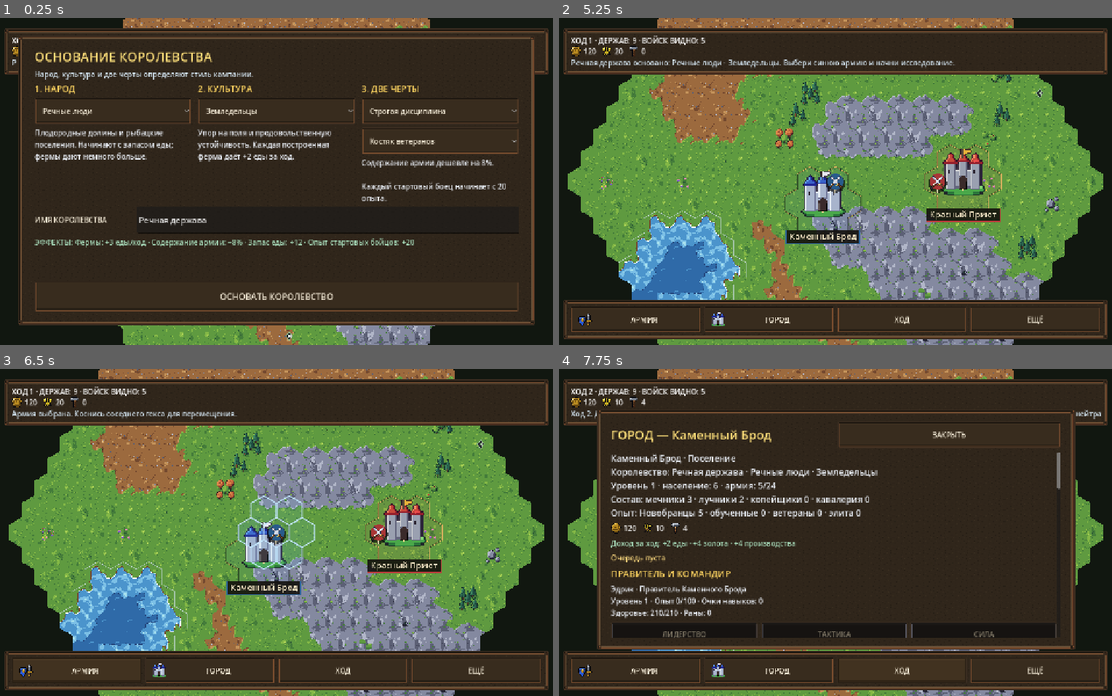
Above: before the commit, frames 1-4 (two rows, left to right).
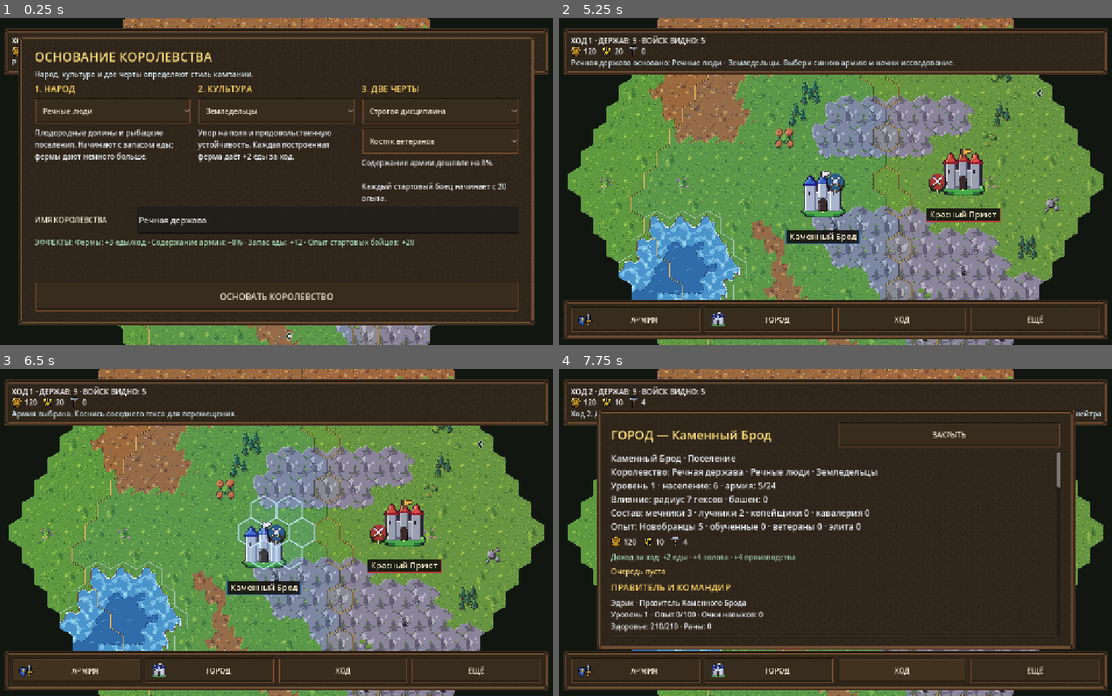
Above: after the commit, the same moments.

Repository: ilonadanelan1-code/-Project-Ember
Game: Godot game, scene res://scenes/strategy_map.tscn
Same seed, same stepped clock (60 frames per second), same inputs: the game is played once before the commit and once after it.
Inputs:
- Up to frame 1 (0.25 s): no input
- Up to frame 2 (5.25 s): click "Речные люди" at 0.5 s; click "Земледельцы" at 1.25 s; click "Строгая дисциплина" at 2 s; click "Костяк ветеранов" at 2.75 s; click "Костяк ветеранов" at 3.5 s; click "Проводники рубежей" at 4.25 s; click "ОСНОВАТЬ КОРОЛЕВСТВО" at 5 s
- Up to frame 3 (6.5 s): click "АРМИЯ" at 5.75 s
- Up to frame 4 (7.75 s): click "ГОРОД" at 6.5 s; click "ХОД" at 7.25 s

The runs differ from the first frame. In frame 1, less than 0.1% of the frame differs, in the area x 25-74%, y 0-100%; in frame 2, 0.9%; in frame 3, 0.8%; in frame 4, 7.0%, in the area x 9-91%, y 0-100%.

Commit message:
feat: add dynamic territorial control and frontier watchtowers

Diff:
--- a/project_ember/scripts/battle_unit.gd
+++ b/project_ember/scripts/battle_unit.gd
@@ -51,6 +51,7 @@
 @export var preferred_range: float = 1.4
 @export var projectile_speed: float = 12.0
 var armor: float = 0.0
+var territory_armor_bonus: float = 0.0
 var anti_cavalry_multiplier: float = 1.0
 var charge_multiplier: float = 1.0
 var commander_level: int = 1
@@ -155,7 +156,7 @@
 		detection_range = 16.0
 		preferred_range = 1.7
 		projectile_speed = 0.0
-		armor = 4.0 + float(commander_might) * 0.8
+		armor = 4.0 + float(commander_might) * 0.8 + territory_armor_bonus
 		anti_cavalry_multiplier = 1.0
 		charge_multiplier = 1.0
 		return
@@ -177,6 +178,7 @@
 	var upgrade_data := ArmyUpgradeCatalogScript.get_bonuses(_get_role_id(), army_upgrade_rank)
 	attack_damage *= float(upgrade_data.get("damage_multiplier", 1.0))
 	armor += float(upgrade_data.get("armor_bonus", 0.0))
+	armor += territory_armor_bonus
 	anti_cavalry_multiplier += float(upgrade_data.get("anti_cavalry_bonus", 0.0))
 	charge_multiplier += float(upgrade_data.get("charge_bonus", 0.0))
 
--- a/project_ember/scripts/campaign_state.gd
+++ b/project_ember/scripts/campaign_state.gd
@@ -6,6 +6,7 @@
 const UNIT_CATALOG_SCRIPT = preload("res://scripts/unit_catalog.gd")
 const ArmyUpgradeCatalogScript = preload("res://scripts/army_upgrade_catalog.gd")
 const CityDevelopmentCatalogScript = preload("res://scripts/city_development_catalog.gd")
+const TerritoryCatalogScript = preload("res://scripts/territory_catalog.gd")
 const BattlefieldBiomesScript = preload("res://scripts/battlefield_biomes.gd")
 const WorldGeneratorScript = preload("res://scripts/world_generator.gd")
 const KingdomAIScript = preload("res://scripts/kingdom_ai.gd")
@@ -129,6 +130,7 @@
 # Runtime-only battle presentation data; deliberately excluded from campaign saves.
 var battlefield_biome_id: String = BattlefieldBiomesScript.GRASSLAND
 var battlefield_seed: int = 841207
+var battle_territory_armor_bonus: float = 0.0
 var last_battle_result: Dictionary = {}
 var last_battle_report_pending: bool = false
 var _prevent_save_overwrite: bool = false
@@ -458,6 +460,7 @@
 	kingdoms[kingdom_id] = target_kingdom
 	battle_origin_cell = player_cell
 	battle_enemy_cell = enemy_cell
+	battle_territory_armor_bonus = TerritoryCatalogScript.get_defensive_armor_bonus(battle_origin_cell, cities, kingdoms)
 	var battle_terrain_map: Dictionary = {}
 	for offset in WorldGeneratorScript.neighbors():
 		var neighbor := battle_origin_cell + offset
@@ -509,6 +512,7 @@
 		return false
 	battle_target_type = "location"
 	battle_location_id = location_id
+	battle_territory_armor_bonus = 0.0
 	battle_kingdom_id = -2
 	enemy_units = guards
 	enemy_cell = location_cell
@@ -665,6 +669,7 @@
 	last_battle_result["kingdom_id"] = battle_kingdom_id if battle_target_type == "kingdom" else -1
 	last_battle_result["kingdom_name"] = defeated_kingdom_name
 	last_battle_result["target_type"] = battle_target_type
+	last_battle_result["territory_armor_bonus"] = battle_territory_armor_bonus
 	if battle_target_type == "location":
 		last_battle_result["location_id"] = battle_location_id
 		last_battle_result["location_reward"] = last_world_event_text if victory else ""
@@ -707,6 +712,7 @@
 	battle_kingdom_id = -1
 	battle_target_type = "kingdom"
 	battle_location_id = ""
+	battle_territory_armor_bonus = 0.0
 	player_moves_left = 0
 	_sync_primary_kingdom()
 	save_campaign()
@@ -818,6 +824,9 @@
 	if get_city_index_at(cell) >= 0 or cities.size() >= 5 or cell == player_cell or cell == enemy_cell:
 		return false
 	if WorldLocationCatalogScript.has_location_at(neutral_locations, cell):
+		return false
+	var territory_owner := get_world_owner_at(cell)
+	if territory_owner >= 0 or territory_owner == TerritoryCatalogScript.OWNER_DISPUTED:
 		return false
 	for kingdom in kingdoms:
 		for ai_city in kingdom.get("cities", []):
@@ -1686,17 +1695,7 @@
 
 
 func get_world_owner_at(cell: Vector2i) -> int:
-	for city_record in cities:
-		var player_city_hex: Vector2i = WorldGeneratorScript.array_to_cell(city_record.get("cell", []))
-		if WorldGeneratorScript.hex_distance(cell, player_city_hex) <= 1:
-			return -2
-	for index in range(kingdoms.size()):
-		var kingdom: Dictionary = kingdoms[index]
-		for city_record in kingdom.get("cities", []):
-			var kingdom_city_hex: Vector2i = WorldGeneratorScript.array_to_cell(city_record.get("cell", []))
-			if WorldGeneratorScript.hex_distance(cell, kingdom_city_hex) <= 1:
-				return index
-	return -1
+	return TerritoryCatalogScript.get_owner_at(cell, cities, player_cell, player_units, kingdoms)
 
 
 func _sync_primary_kingdom() -> void:
--- a/project_ember/scripts/city_development_catalog.gd
+++ b/project_ember/scripts/city_development_catalog.gd
@@ -22,6 +22,7 @@
 	"trade_post": {"name": "Торговый пост", "description": "+2 золота/ход", "terrain": ["plain", "farmland"], "gold_cost": 35, "production_cost": 7, "food": 0, "gold": 2, "production": 0},
 	"woodland_camp": {"name": "Лесной лагерь", "description": "+2 производства/ход", "terrain": ["forest"], "gold_cost": 30, "production_cost": 7, "food": 0, "gold": 0, "production": 2},
 	"stone_quarry": {"name": "Каменоломня", "description": "+2 производства/ход", "terrain": ["hills"], "gold_cost": 40, "production_cost": 8, "food": 0, "gold": 0, "production": 2},
+	"watchtower": {"name": "Сторожевая башня", "description": "Влияние +4 гекса · +1 производство/ход · +1 броня войскам в радиусе 3", "terrain": ["forest", "hills"], "gold_cost": 55, "production_cost": 12, "food": 0, "gold": 0, "production": 1},
 }
 
 const BUILDING_UPGRADES := {
@@ -51,7 +52,7 @@
 	},
 }
 
-const IMPROVEMENT_ORDER := ["farm_plot", "trade_post", "woodland_camp", "stone_quarry"]
+const IMPROVEMENT_ORDER := ["farm_plot", "trade_post", "woodland_camp", "stone_quarry", "watchtower"]
 const NEIGHBOR_OFFSETS: Array[Vector2i] = [
 	Vector2i(1, 0), Vector2i(1, -1), Vector2i(0, -1),
 	Vector2i(-1, 0), Vector2i(-1, 1), Vector2i(0, 1),
--- a/project_ember/scripts/combat_test.gd
+++ b/project_ember/scripts/combat_test.gd
@@ -194,6 +194,7 @@
 	var unit := BattleUnit.new()
 	unit.team = team
 	unit.role = BattleUnit.UnitRole.COMMANDER
+	unit.territory_armor_bonus = CampaignState.battle_territory_armor_bonus if team == PLAYER_TEAM else 0.0
 	unit.commander_level = clampi(int(hero_record.get("level", 1)), 1, 30)
 	var skills_value: Variant = hero_record.get("skills", {})
 	var skills: Dictionary = skills_value if skills_value is Dictionary else {}
@@ -253,6 +254,7 @@
 	var unit := BattleUnit.new()
 	unit.team = team
 	unit.role = unit_role
+	unit.territory_armor_bonus = CampaignState.battle_territory_armor_bonus if team == PLAYER_TEAM else 0.0
 	unit.starting_health = unit_health
 	unit.experience = clampi(unit_experience, 0, 999999)
 	unit.army_upgrade_rank = clampi(upgrade_rank, 0, 2)
--- a/project_ember/scripts/kingdom_ai.gd
+++ b/project_ember/scripts/kingdom_ai.gd
@@ -357,7 +357,7 @@
 		upgrade_data = CityDevelopment.get_building_upgrade_data(upgrade_id, target_level)
 	var faction_value: Variant = kingdom.get("faction", {})
 	var kingdom_faction: Dictionary = faction_value if faction_value is Dictionary else {}
-	var province_order := _get_ai_province_build_order(city, kingdom_faction, world_seed, world_generation_version)
+	var province_order := _get_ai_province_build_order(city, kingdom_faction, world_seed, world_generation_version, bool(strategic_plan.get("threatened", false)))
 	var desired_army_size := clampi(int(strategic_plan.get("desired_army_size", 10)), 0, 24)
 	var can_recruit := bool(strategic_plan.get("can_recruit", false))
 	var recruit_role := str(strategic_plan.get("recruit_role", UnitCatalog.ROLE_MELEE))
@@ -472,8 +472,12 @@
 	return ""
 
 
-static func _get_ai_province_build_order(city: Dictionary, kingdom_faction: Dictionary, world_seed: int, world_generation_version: int) -> Dictionary:
+static func _get_ai_province_build_order(city: Dictionary, kingdom_faction: Dictionary, world_seed: int, world_generation_version: int, prefer_fortification: bool = false) -> Dictionary:
 	var improvements: Array = city.get("province_improvements", [])
+	var has_watchtower := false
+	for existing in improvements:
+		if existing is Dictionary and str(existing.get("id", "")) == "watchtower":
+			has_watchtower = true
 	var city_level := CityDevelopment.get_city_level(int(city.get("population", 1)))
 	var faction_effects := FactionCatalog.get_effects(kingdom_faction)
 	var province_slots := mini(6, CityDevelopment.get_province_slots(city_level) + int(faction_effects.get("province_slot_bonus", 0)))
@@ -491,6 +495,8 @@
 			continue
 		var terrain := World.terrain_at(cell, world_seed, world_generation_version)
 		var improvement_id := CityDevelopment.get_next_improvement_for_terrain(terrain)
+		if prefer_fortification and not has_watchtower and terrain in ["forest", "hills"]:
+			improvement_id = "watchtower"
 		if terrain in ["plain", "farmland"] and str(city.get("specialization", "")) == "commerce":
 			improvement_id = "trade_post"
 		if not improvement_id.is_empty():
--- a/project_ember/scripts/strategy_map.gd
+++ b/project_ember/scripts/strategy_map.gd
@@ -14,6 +14,7 @@
 const WorldLocationCatalogScript = preload("res://scripts/world_location_catalog.gd")
 const FactionCatalogScript = preload("res://scripts/faction_catalog.gd")
 const DiplomacyCatalogScript = preload("res://scripts/diplomacy_catalog.gd")
+const TerritoryCatalogScript = preload("res://scripts/territory_catalog.gd")
 const HexTerrainTileMapRendererScript = preload("res://scripts/hex_terrain_tilemap_renderer.gd")
 const StrategicMapDetailsScript = preload("res://scripts/strategic_map_details.gd")
 const GameIconCatalogScript = preload("res://scripts/game_icon_catalog.gd")
@@ -140,6 +141,8 @@
 		elif owner_id >= 0:
 			var faction_color := _kingdom_color(owner_id)
 			overlay = Color(faction_color.r, faction_color.g, faction_color.b, 0.065)
+		elif owner_id == TerritoryCatalogScript.OWNER_DISPUTED:
+			overlay = Color(0.78, 0.52, 0.18, 0.085)
 		if not CampaignState.is_cell_visible(cell):
 			overlay = Color(0.012, 0.020, 0.025, 0.28)
 		if overlay.a > 0.0:
@@ -209,21 +212,19 @@
 
 
 func _refresh_owner_lookup() -> void:
-	_owner_lookup.clear()
-	var claim_offsets: Array[Vector2i] = [Vector2i.ZERO]
-	claim_offsets.append_array(NEIGHBOR_OFFSETS)
-	for city_data in CampaignState.cities:
-		var capital_cell := WorldGeneratorScript.array_to_cell(city_data.get("cell", []))
-		for offset in claim_offsets:
-			_owner_lookup[capital_cell + offset] = -2
-	for kingdom_index in range(CampaignState.kingdoms.size()):
-		var kingdom: Dictionary = CampaignState.kingdoms[kingdom_index]
-		for city_data in kingdom.get("cities", []):
-			var city_cell := WorldGeneratorScript.array_to_cell(city_data.get("cell", []))
-			for offset in claim_offsets:
-				var claimed_cell := city_cell + offset
-				if not _owner_lookup.has(claimed_cell):
-					_owner_lookup[claimed_cell] = kingdom_index
+	var lookup_cells: Array[Vector2i] = _cells.duplicate()
+	for cell in _cells:
+		for offset in NEIGHBOR_OFFSETS:
+			var neighbor := cell + offset
+			if not lookup_cells.has(neighbor):
+				lookup_cells.append(neighbor)
+	_owner_lookup = TerritoryCatalogScript.build_owner_lookup(
+		lookup_cells,
+		CampaignState.cities,
+		CampaignState.player_cell,
+		CampaignState.player_units,
+		CampaignState.kingdoms
+	)
 
 
 func _get_visible_map_cells() -> Array[Vector2i]:
@@ -440,6 +441,7 @@
 	if _cells.is_empty():
 		return
 	var boundary_segments := PackedVector2Array()
+	var disputed_segments := PackedVector2Array()
 	for cell in _cells:
 		var cell_owner := int(_owner_lookup.get(cell, -1))
 		for direction_index in range(3):
@@ -455,12 +457,18 @@
 			var edge_finish := corners[(edge_index + 1) % 6]
 			if not _point_is_visible((edge_start + edge_finish) * 0.5, 12.0 * _map_zoom):
 				continue
-			boundary_segments.append(edge_start)
-			boundary_segments.append(edge_finish)
-	if boundary_segments.is_empty():
-		return
-	draw_multiline(boundary_segments, Palette.MAP_BORDER_SHADOW, maxf(0.55, 1.8 * _map_zoom), true)
-	draw_multiline(boundary_segments, Palette.MAP_CLAIM_BORDER, maxf(0.4, 0.9 * _map_zoom), true)
+			if cell_owner == TerritoryCatalogScript.OWNER_DISPUTED or neighbor_owner == TerritoryCatalogScript.OWNER_DISPUTED:
+				disputed_segments.append(edge_start)
+				disputed_segments.append(edge_finish)
+			else:
+				boundary_segments.append(edge_start)
+				boundary_segments.append(edge_finish)
+	if not boundary_segments.is_empty():
+		draw_multiline(boundary_segments, Palette.MAP_BORDER_SHADOW, maxf(0.55, 1.8 * _map_zoom), true)
+		draw_multiline(boundary_segments, Palette.MAP_CLAIM_BORDER, maxf(0.4, 0.9 * _map_zoom), true)
+	if not disputed_segments.is_empty():
+		draw_multiline(disputed_segments, Palette.MAP_BORDER_SHADOW, maxf(0.6, 1.9 * _map_zoom), true)
+		draw_multiline(disputed_segments, Color("#d4a34e"), maxf(0.5, 1.15 * _map_zoom), true)
 
 
 func _draw_province_improvements() -> void:
@@ -480,8 +488,13 @@
 				"trade_post": marker_color = Color("#e0c16c")
 				"woodland_camp": marker_color = Color("#79a879")
 				"stone_quarry": marker_color = Color("#a6aab0")
+				"watchtower": marker_color = Color("#e5a14a")
 			draw_circle(screen_point, maxf(2.2, 3.0 * _map_zoom), marker_color)
 			draw_arc(screen_point, maxf(3.0, 4.0 * _map_zoom), 0.0, TAU, 12, Color(0.08, 0.07, 0.05, 0.9), 1.0)
+			if improvement_id == "watchtower":
+				var tower_height := maxf(3.0, 4.2 * _map_zoom)
+				draw_rect(Rect2(screen_point + Vector2(-tower_height * 0.45, -tower_height * 0.25), Vector2(tower_height * 0.9, tower_height * 1.1)), marker_color, true)
+				draw_line(screen_point + Vector2(0.0, -tower_height * 0.25), screen_point + Vector2(0.0, -tower_height * 1.05), marker_color, maxf(0.8, _map_zoom))
 
 
 func _draw_neutral_locations() -> void:
@@ -1830,9 +1843,11 @@
 	if not is_instance_valid(_city_overview_label):
 		return
 	var income: Dictionary = CampaignState.get_city_income()
+	var tower_count := TerritoryCatalogScript.get_watchtower_count(CampaignState.city_province_improvements)
+	var influence_radius := TerritoryCatalogScript.get_city_influence_radius(CampaignState.city_population, CampaignState.active_city_id, CampaignState.city_specialization)
 	if is_instance_valid(_city_title_label):
 		_city_title_label.text = "ГОРОД — " + CampaignState.city_name
-	_city_overview_label.text = "%s · %s\nКоролевство: %s · %s\nУровень %d · население: %d · армия: %d/%d\nСостав: %s\nОпыт: %s" % [
+	_city_overview_label.text = "%s · %s\nКоролевство: %s · %s\nУровень %d · население: %d · армия: %d/%d\nВлияние: радиус %d гексов · башен: %d\nСостав: %s\nОпыт: %s" % [
 		CampaignState.city_name,
 		CampaignState.get_city_level_name(),
 		str(CampaignState.player_faction.get("kingdom_name", "Наследная держава")),
@@ -1841,6 +1856,8 @@
 		CampaignState.city_population,
 		CampaignState.player_units.size(),
 		CampaignState.ARMY_CAPACITY,
+		influence_radius,
+		tower_count,
 		_get_army_composition_text(),
 		CampaignState.get_army_veterancy_summary(),
 	]
@@ -2381,6 +2398,8 @@
 			_message_text = "Охрана удержала %s. Выживших: %d. Потери: %d. Можно перегруппироваться и вернуться." % [str(result.get("kingdom_name", "локацию")), survivors, losses]
 		else:
 			_message_text = "Поражение. Выживших: %d. Потери: %d. Армия отступила к исходной позиции." % [survivors, losses]
+	if float(result.get("territory_armor_bonus", 0.0)) > 0.0:
+		_message_text += " Сторожевая башня дала отрядам +1 брони."
 	CampaignState.last_battle_report_pending = false
 	CampaignState.save_campaign()
 
--- /dev/null
+++ b/project_ember/scripts/territory_catalog.gd
@@ -0,0 +1,196 @@
+extends RefCounted
+class_name EmberTerritoryCatalog
+
+const World = preload("res://scripts/world_generator.gd")
+
+const OWNER_UNCLAIMED := -1
+const OWNER_PLAYER := -2
+const OWNER_DISPUTED := -3
+const CONTEST_MARGIN := 6.0
+const CITY_FALLOFF := 9.25
+const ARMY_FALLOFF := 10.0
+const WATCHTOWER_FALLOFF := 10.5
+const WATCHTOWER_RADIUS := 4
+
+
+static func build_owner_lookup(
+		cells: Array[Vector2i],
+		player_cities: Array[Dictionary],
+		player_army_cell: Vector2i,
+		player_army: Array[Dictionary],
+		kingdoms: Array[Dictionary]
+) -> Dictionary:
+	var sources: Array[Dictionary] = []
+	_append_city_sources(sources, player_cities, OWNER_PLAYER)
+	_append_army_source(sources, player_army_cell, player_army, OWNER_PLAYER)
+	for kingdom_index in range(kingdoms.size()):
+		var kingdom: Dictionary = kingdoms[kingdom_index]
+		if not bool(kingdom.get("alive", true)):
+			continue
+		var city_values: Variant = kingdom.get("cities", [])
+		_append_city_sources(sources, city_values, kingdom_index)
+		var army_values: Variant = kingdom.get("army", [])
+		var army: Array[Dictionary] = []
+		if army_values is Array:
+			for unit_value in army_values:
+				if unit_value is Dictionary:
+					army.append(unit_value)
+		var army_cell := World.array_to_cell(kingdom.get("army_cell", []), Vector2i(9999, 9999))
+		_append_army_source(sources, army_cell, army, kingdom_index)
+
+	var result: Dictionary = {}
+	for cell in cells:
+		if not World.is_inside_world(cell):
+			result[cell] = OWNER_UNCLAIMED
+			continue
+		var owner_scores: Dictionary = {}
+		for source in sources:
+			var source_cell: Vector2i = source.get("cell", Vector2i(9999, 9999))
+			var distance := World.hex_distance(cell, source_cell)
+			if distance > int(source.get("radius", 0)):
+				continue
+			var score := float(source.get("power", 0.0)) - float(source.get("falloff", CITY_FALLOFF)) * float(distance)
+			if score <= 0.0:
+				continue
+			var owner_id := int(source.get("owner", OWNER_UNCLAIMED))
+			var previous_score := float(owner_scores.get(owner_id, 0.0))
+			if score > previous_score:
+				owner_scores[owner_id] = score
+
+		var best_owner := OWNER_UNCLAIMED
+		var best_score := 0.0
+		var second_score := 0.0
+		for owner_value in owner_scores.keys():
+			var owner_id := int(owner_value)
+			var score := float(owner_scores[owner_id])
+			if score > best_score:
+				second_score = best_score
+				best_score = score
+				best_owner = owner_id
+			elif score > second_score:
+				second_score = score
+		if best_score <= 0.0:
+			result[cell] = OWNER_UNCLAIMED
+		elif second_score > 0.0 and best_score - second_score <= CONTEST_MARGIN:
+			result[cell] = OWNER_DISPUTED
+		else:
+			result[cell] = best_owner
+	return result
+
+
+static func get_owner_at(
+		cell: Vector2i,
+		player_cities: Array[Dictionary],
+		player_army_cell: Vector2i,
+		player_army: Array[Dictionary],
+		kingdoms: Array[Dictionary]
+) -> int:
+	var probe: Array[Vector2i] = [cell]
+	var lookup := build_owner_lookup(probe, player_cities, player_army_cell, player_army, kingdoms)
+	return int(lookup.get(cell, OWNER_UNCLAIMED))
+
+
+static func _append_city_sources(sources: Array[Dictionary], city_value: Variant, owner_id: int) -> void:
+	if not city_value is Array:
+		return
+	var city_index := 0
+	for raw_city in city_value:
+		if not raw_city is Dictionary:
+			city_index += 1
+			continue
+		var city: Dictionary = raw_city
+		var center := World.array_to_cell(city.get("cell", []), Vector2i(9999, 9999))
+		if not World.is_inside_world(center):
+			city_index += 1
+			continue
+		var population := clampi(int(city.get("population", 1)), 1, 20)
+		var specialization := str(city.get("specialization", ""))
+		var power := 46.0 + float(population) * 1.8
+		if city_index == 0:
+			power += 12.0
+		if specialization == "military":
+			power += 5.0
+		var radius := clampi(floori(power / CITY_FALLOFF), 3, 8)
+		sources.append({
+			"cell": center,
+			"owner": owner_id,
+			"power": power,
+			"falloff": CITY_FALLOFF,
+			"radius": radius,
+			"kind": "city",
+		})
+		var improvements_value: Variant = city.get("province_improvements", [])
+		if improvements_value is Array:
+			for improvement in improvements_value:
+				if not improvement is Dictionary or str(improvement.get("id", "")) != "watchtower":
+					continue
+				var tower_cell := World.array_to_cell(improvement.get("cell", []), center)
+				sources.append({
+					"cell": tower_cell,
+					"owner": owner_id,
+					"power": 52.0,
+					"falloff": WATCHTOWER_FALLOFF,
+					"radius": WATCHTOWER_RADIUS,
+					"kind": "watchtower",
+				})
+		city_index += 1
+
+
+static func _append_army_source(
+		sources: Array[Dictionary],
+		army_cell: Vector2i,
+		army: Array[Dictionary],
+		owner_id: int
+) -> void:
+	if army.is_empty() or not World.is_inside_world(army_cell):
+		return
+	var power := 24.0 + minf(36.0, float(army.size()) * 2.0)
+	var radius := clampi(floori(power / ARMY_FALLOFF), 2, 5)
+	sources.append({
+		"cell": army_cell,
+		"owner": owner_id,
+		"power": power,
+		"falloff": ARMY_FALLOFF,
+		"radius": radius,
+		"kind": "army",
+	})
+
+
+static func get_city_influence_radius(population: int, city_index: int, specialization: String) -> int:
+	var power := 46.0 + float(clampi(population, 1, 20)) * 1.8
+	if city_index == 0:
+		power += 12.0
+	if specialization == "military":
+		power += 5.0
+	return clampi(floori(power / CITY_FALLOFF), 3, 8)
+
+
+static func get_watchtower_count(improvements: Array) -> int:
+	var count := 0
+	for improvement in improvements:
+		if improvement is Dictionary and str(improvement.get("id", "")) == "watchtower":
+			count += 1
+	return count
+
+
+static func get_defensive_armor_bonus(
+		battle_cell: Vector2i,
+		player_cities: Array[Dictionary],
+		kingdoms: Array[Dictionary]
+) -> float:
+	var no_field_army := Vector2i(9999, 9999)
+	var no_units: Array[Dictionary] = []
+	if get_owner_at(battle_cell, player_cities, no_field_army, no_units, kingdoms) != OWNER_PLAYER:
+		return 0.0
+	for city_value in player_cities:
+		var center := World.array_to_cell(city_value.get("cell", []), Vector2i(9999, 9999))
+		var improvements_value: Variant = city_value.get("province_improvements", [])
+		if not improvements_value is Array:
+			continue
+		for improvement in improvements_value:
+			if not improvement is Dictionary or str(improvement.get("id", "")) != "watchtower":
+				continue
+			var tower_cell := World.array_to_cell(improvement.get("cell", []), center)
+			if World.hex_distance(battle_cell, tower_cell) <= 3:
+				return 1.0
+	return 0.0
